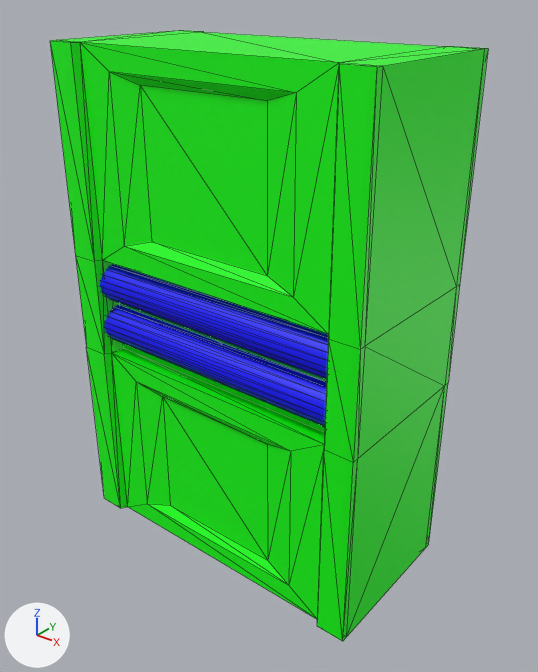
An edit to the FBX model Bopping_Blobs/Assets/Art/Environment/SpaceStation/SM_HalfWall.fbx, drawn before and after from the same camera.
Before and after are seen from a camera (50 mm lens) standing at (3.54, -2.58, 3.31) and looking at (1.08, 0.5, 1.4). Arrows for +X, +Y and +Z are at lower left; the lights stay in place. Mesh edges are drawn as thin lines. Where no turn or scale is listed for an object, it has been applied to the vertices.

The older version as bpy lines, for what is in view:
```python
mat_basecolor1 = principled_material('BaseColor1')
mat_basecolor1.base_color = (0.0, 0.0, 1.0)  # blue #0000ff
mat_basecolor2 = principled_material('BaseColor2')
mat_basecolor2.base_color = (0.0, 1.0, 0.0)  # green #00ff00
me_mesh = bpy.data.meshes.new('Mesh')
me_mesh.from_pydata(...)  # 192 vertices, 284 faces; spans x -2.0..0.0, y -0.5..0.5, z -1.5..1.5
# faces by material slot: [80, 204]
me_mesh.materials.append(mat_basecolor1)  # blue #0000ff
me_mesh.materials.append(mat_basecolor2)  # green #00ff00
ob_pcylinder6 = bpy.data.objects.new('pCylinder6', me_mesh)
ob_pcylinder6.location = (2.0, 0.5, 1.5)
```
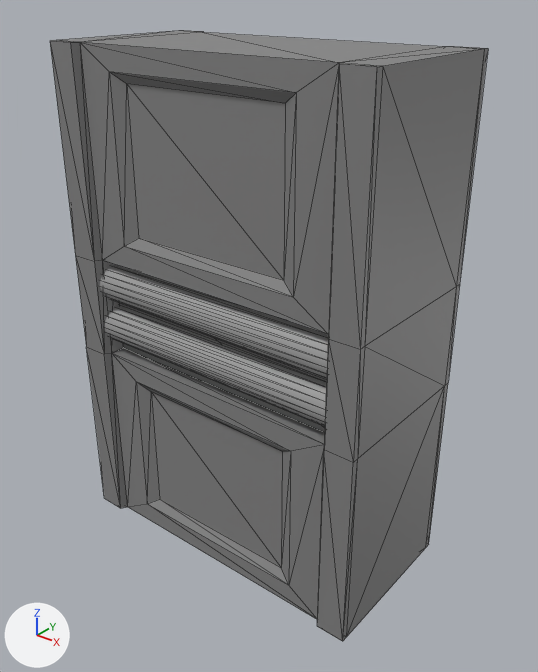
The newer file is also turned or shifted as a whole; pictures and numbers use the older file's frame.

Pixel boxes [x1, y1, x2, y2] of what changed, in the pictures (538 x 672 px):
```json
{"object": "pCylinder6", "change": "recoloured", "before": [50, 30, 488, 642], "after": [50, 30, 488, 642], "on screen": "green to grey"}
```

Edits to the scene script, one JSON object a line:
```json
{"op": "set", "path": "mat_basecolor1.base_color", "old": "(0.0, 0.0, 1.0)", "new": "(0.341, 0.341, 0.341)", "note": "blue #0000ff -> grey #9e9e9e"}
{"op": "set", "path": "mat_basecolor2.base_color", "old": "(0.0, 1.0, 0.0)", "new": "(0.231, 0.231, 0.231)", "note": "green #00ff00 -> grey #848484"}
```
